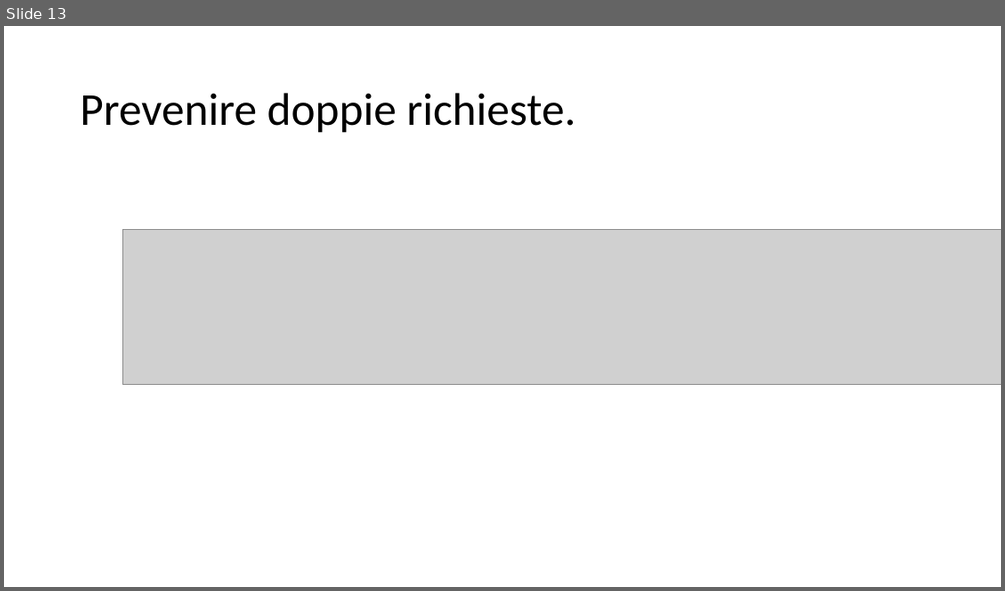
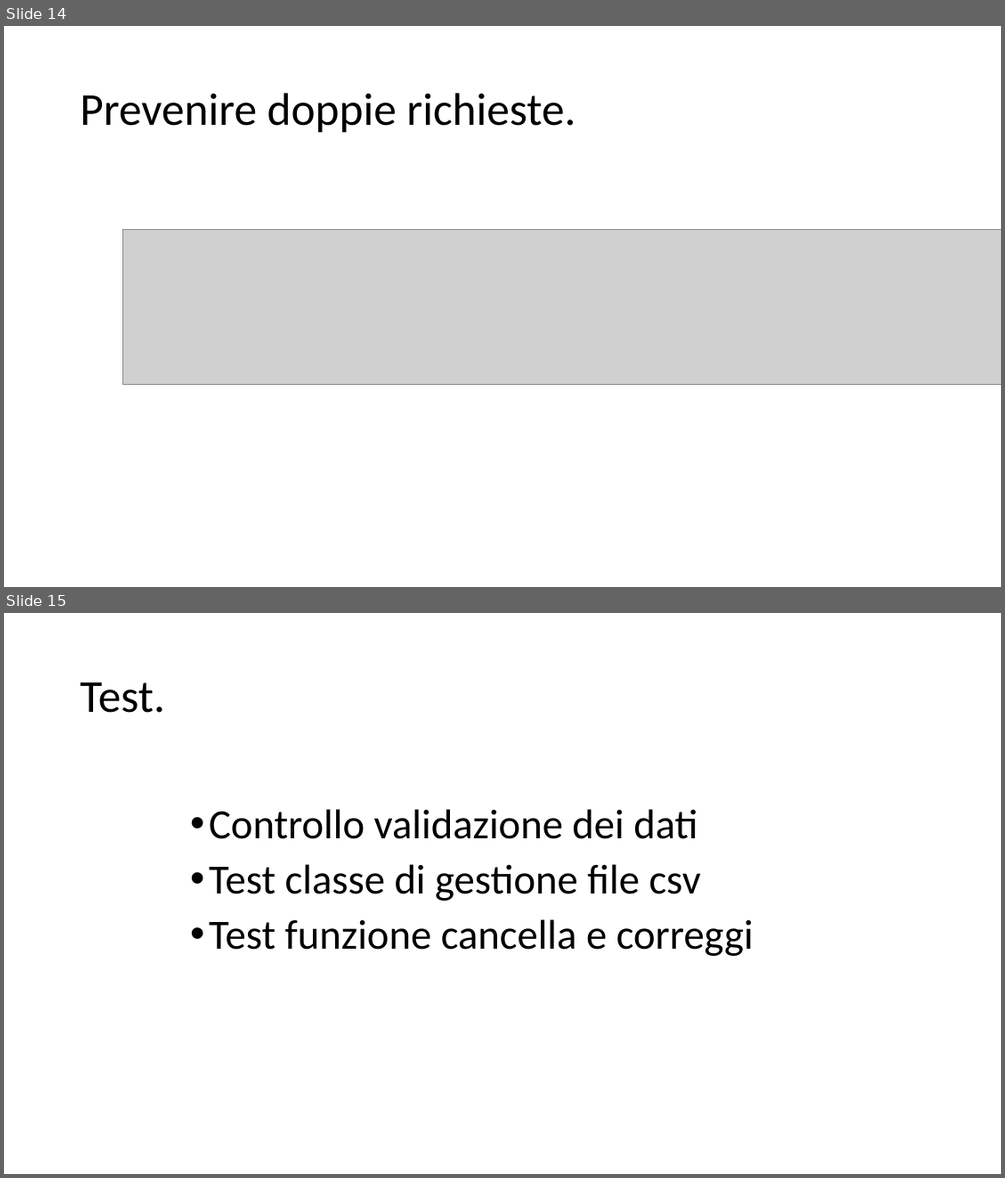
Before and after one commit to filippofinke/Registration-and-data-verification-page, a slide deck: Presentazione/PresentazioneFilippoFinke.pptx. Shown one above the other, each under a label of ours: slide 13 before the commit, slides 14 and 15 after it. The pictures are 1005x591 and 1005x1178 pixels, drawn with LibreOffice and Linux fonts; fonts in the diff are those of the drawing; grey boxes stand for pictures. Boxes give left, top, right and bottom in pixels: in the first picture for what was removed or moved away, otherwise in the second. Text is boxed around its words. In the diff, an @@ line names an element or a change of style, - is before the commit and + after.

```diff
--- a/Presentazione/PresentazioneFilippoFinke.pptx
+++ b/Presentazione/PresentazioneFilippoFinke.pptx
@@ slide 15 added at [4, 613, 1001, 1174], background #FFFFFF @@
@@ title added at [80, 682, 165, 713], 44 pt, text #000000 @@
+Test.
@@ text added at [209, 809, 753, 956], 40 pt, text #000000 @@
+• Controllo validazione dei dati
+• Test classe di gestione file csv
+• Test funzione cancella e correggi
@@ what was slide 13 is now slide 14 @@
```
Also in this commit, not shown: 2 slides changed, 5 other slides added, 3 slides removed, 10 other files.
